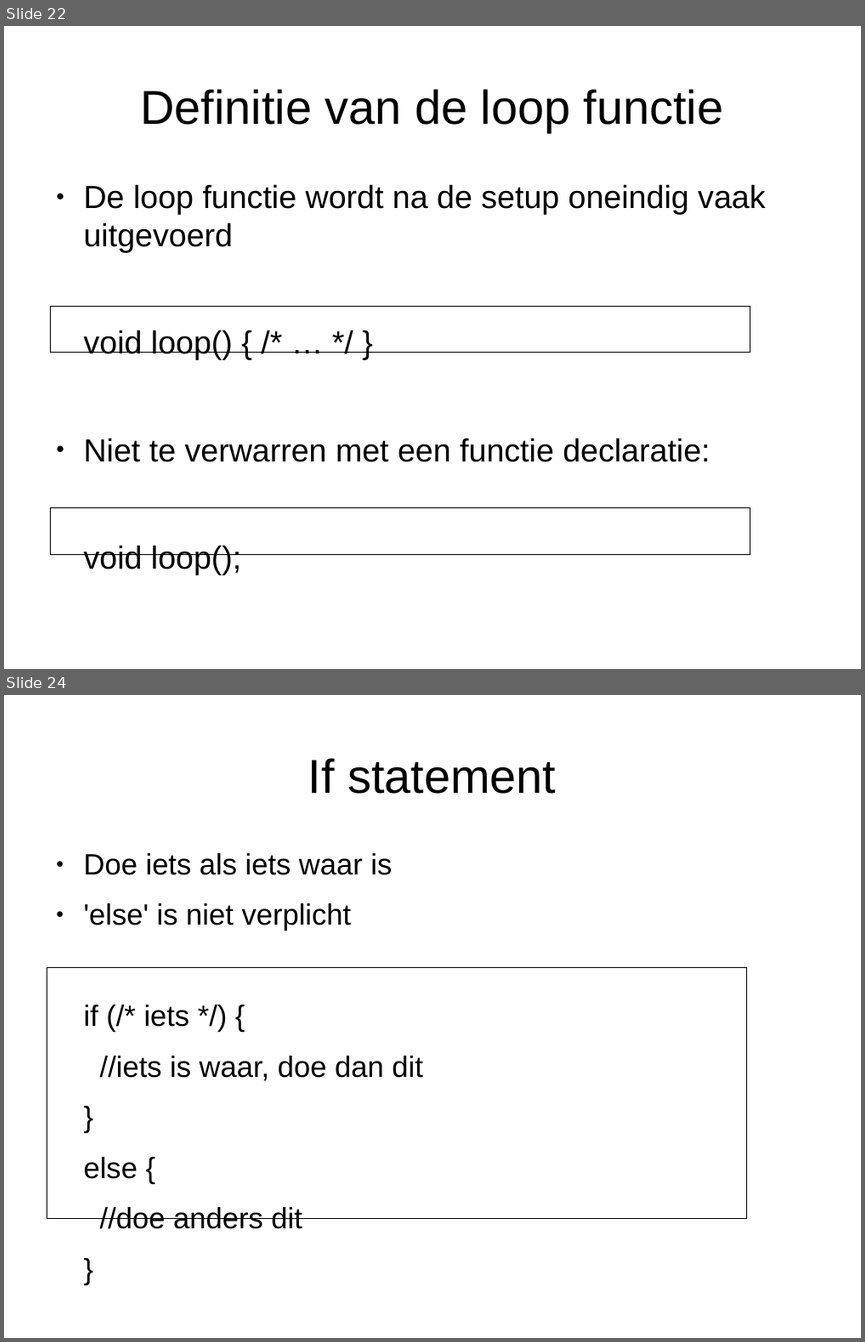
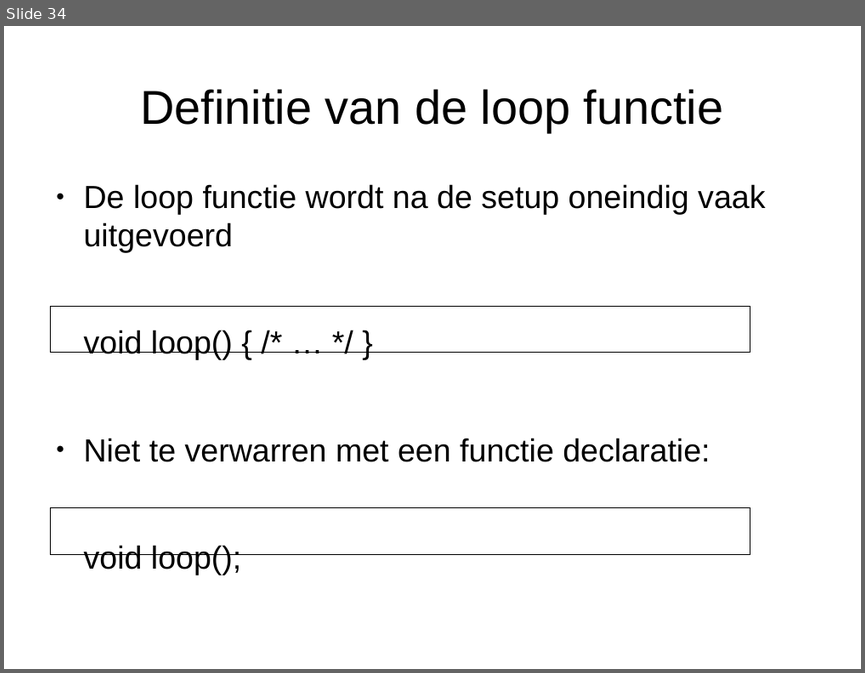
Before and after one commit to djog/arduino_cursus, a slide deck: Presentaties/Flitsuitleg3.odp. Shown one above the other, each under a label of ours: slides 22 and 24 before the commit, slide 34 after it; the slides between them are not shown. The pictures are 865x1342 and 865x673 pixels, drawn with LibreOffice and Linux fonts; fonts in the diff are those of the drawing. Boxes give left, top, right and bottom in pixels: in the first picture for what was removed or moved away, otherwise in the second. Text is boxed around its words. In the diff, an @@ line names an element or a change of style, - is before the commit and + after.

```diff
--- a/Presentaties/Flitsuitleg3.odp
+++ b/Presentaties/Flitsuitleg3.odp
@@ slide 24 removed at bbox=[4, 695, 861, 1338], background #FFFFFF @@
@@ title removed at bbox=[308, 758, 556, 794] @@
-If statement
@@ text removed at bbox=[84, 853, 422, 1229] @@
-● Doe iets als iets waar is
-● 'else' is niet verplicht
-if (/* iets */) {
-//iets is waar, doe dan dit
-}
-else {
-//doe anders dit
-}
@@ rectangle removed at bbox=[46, 967, 747, 1219] @@
@@ what was slide 22 is now slide 34 @@
```
Also in this commit, not shown: 2 slides changed, 28 slides added, 17 other slides removed, 4 other files.
